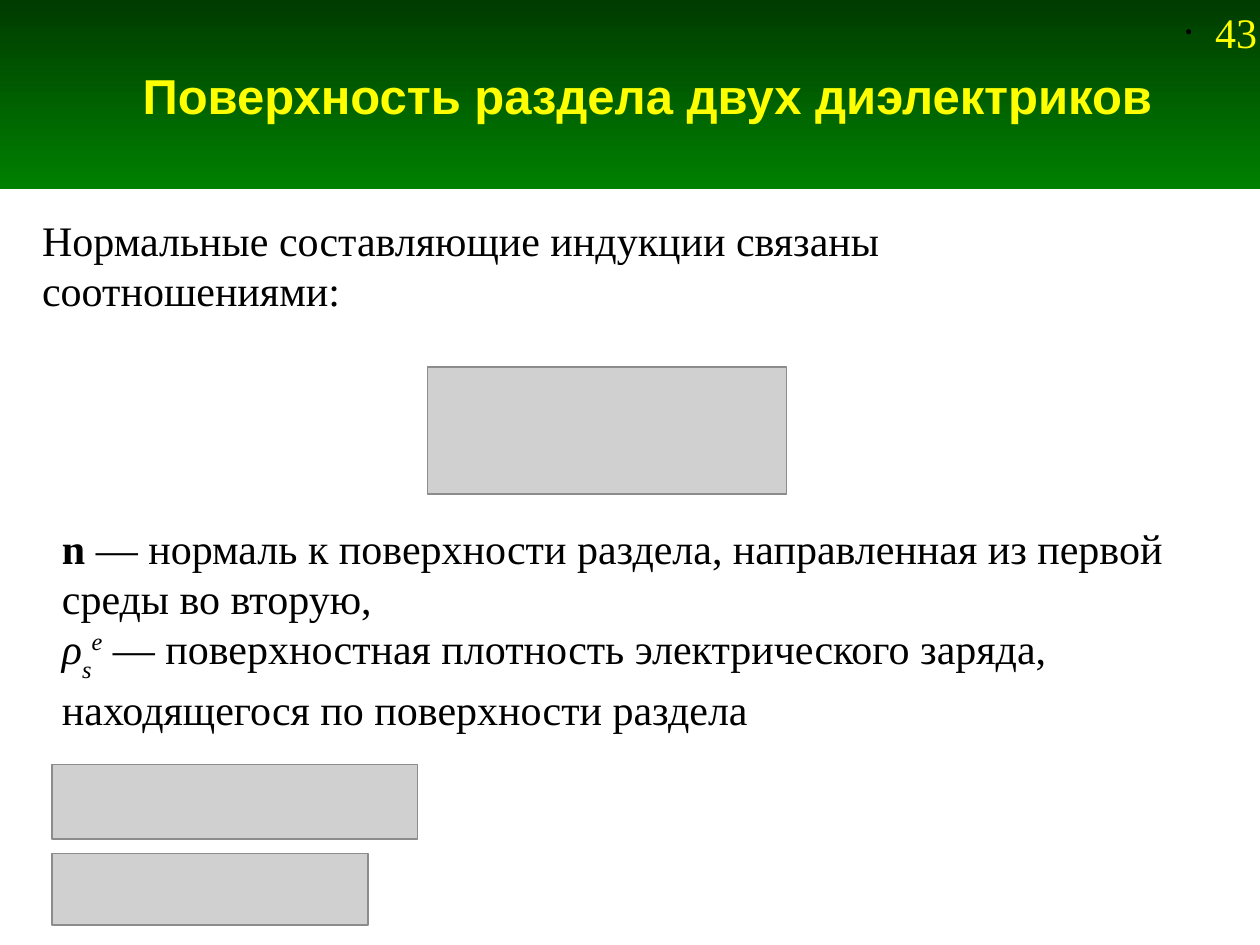
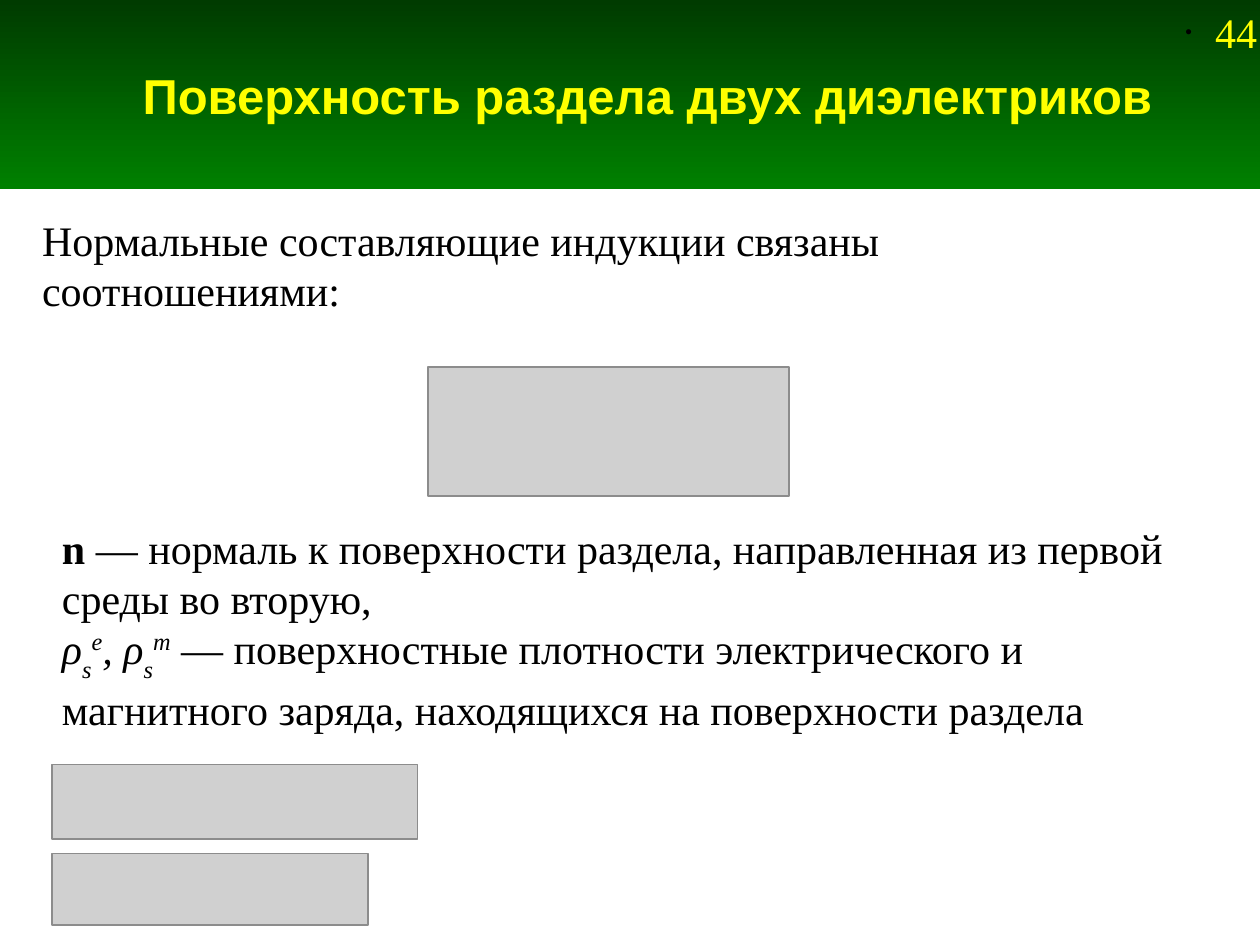
Before and after one commit to andris0147sv/modelling, a slide deck: slide 44 of presentations/1. Problem Statement.odp (slide 43 before the commit). Drawn at 1260x945 pixels with LibreOffice and Linux fonts; fonts in the diff are those of the drawing; grey boxes stand for pictures. Boxes give left, top, right and bottom in pixels: in the first picture for what was removed or moved away, otherwise in the second. Text is boxed around its words. In the diff, an @@ line names an element or a change of style, - is before the commit and + after.

```diff
--- a/presentations/1. Problem Statement.odp
+++ b/presentations/1. Problem Statement.odp
@@ page number at (1215, 20, 1257, 48): text changed @@
-• 43
+• 44
@@ picture: place and size @@
-picture at (428, 367, 786, 494)
+picture at (428, 367, 790, 495)
@@ text at (62, 644, 1084, 734): text changed @@
-ρse — поверхностная плотность электрического заряда, находящегося по поверхности раздела
+ρse, ρsm — поверхностные плотности электрического и магнитного заряда, находящихся на поверхности раздела
```
Also in this commit, not shown: 3 other slides changed, 1 slide added.
